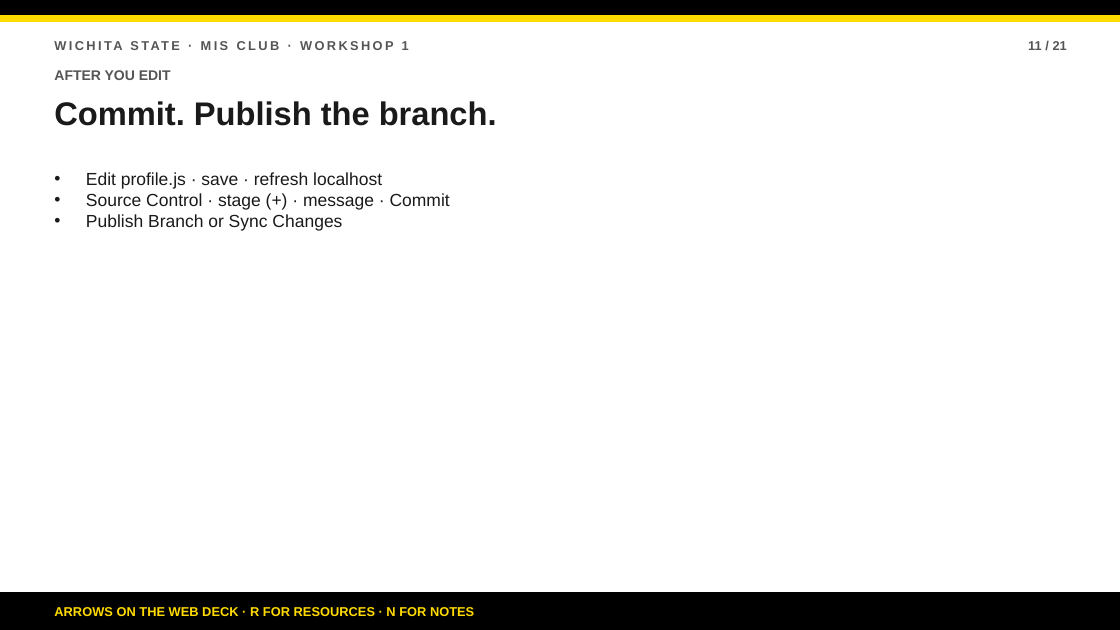
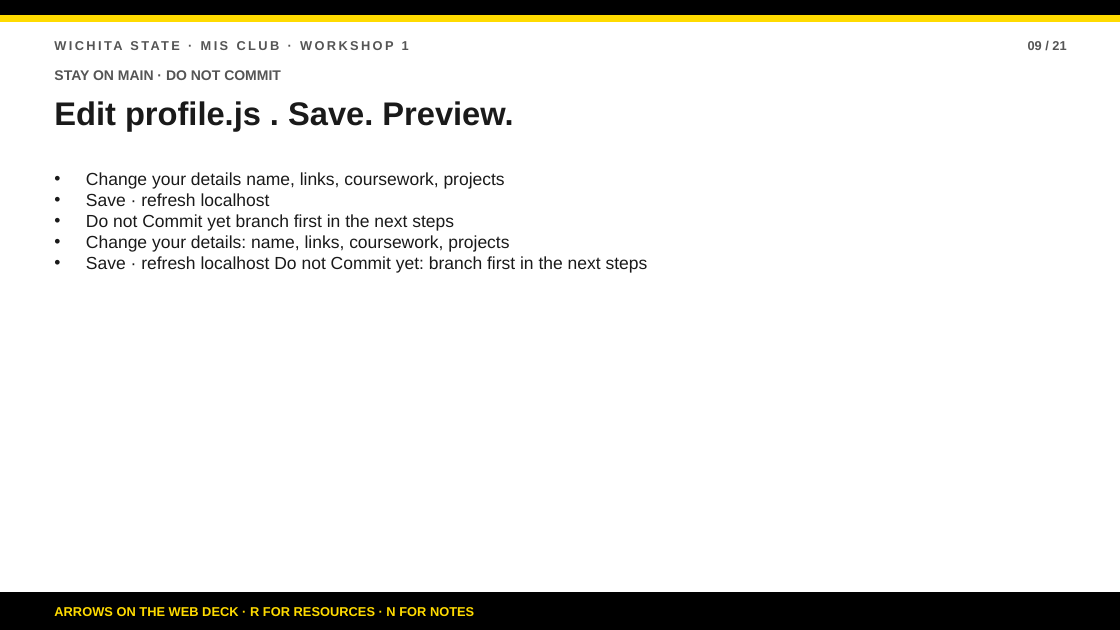
Before and after one commit to bsbcyber/workshop-site, a slide deck: slide 9 of downloads/workshop-1-presentation.pptx (slide 11 before the commit). Drawn at 1120x630 pixels with LibreOffice and Linux fonts; fonts in the diff are those of the drawing. Boxes give left, top, right and bottom in pixels: in the first picture for what was removed or moved away, otherwise in the second. Text is boxed around its words. In the diff, an @@ line names an element or a change of style, - is before the commit and + after.

```diff
--- a/downloads/workshop-1-presentation.pptx
+++ b/downloads/workshop-1-presentation.pptx
@@ text at (x1=1028, y1=41, x2=1066, y2=50): text changed @@
-11 / 21
+09 / 21
@@ text at (x1=54, y1=70, x2=281, y2=80): text changed @@
-AFTER YOU EDIT
+STAY ON MAIN · DO NOT COMMIT
@@ text at (x1=54, y1=101, x2=513, y2=130): text changed @@
-Commit. Publish the branch.
+Edit profile.js . Save. Preview.
@@ text at (x1=86, y1=172, x2=648, y2=273): text changed @@
-• Edit profile.js · save · refresh localhost
-• Source Control · stage (+) · message · Commit
-• Publish Branch or Sync Changes
+• Change your details name, links, coursework, projects
+• Save · refresh localhost
+• Do not Commit yet branch first in the next steps
+• Change your details: name, links, coursework, projects
+• Save · refresh localhost Do not Commit yet: branch first in the next steps
```
Also in this commit, not shown: 3 other slides changed, 13 other files.
